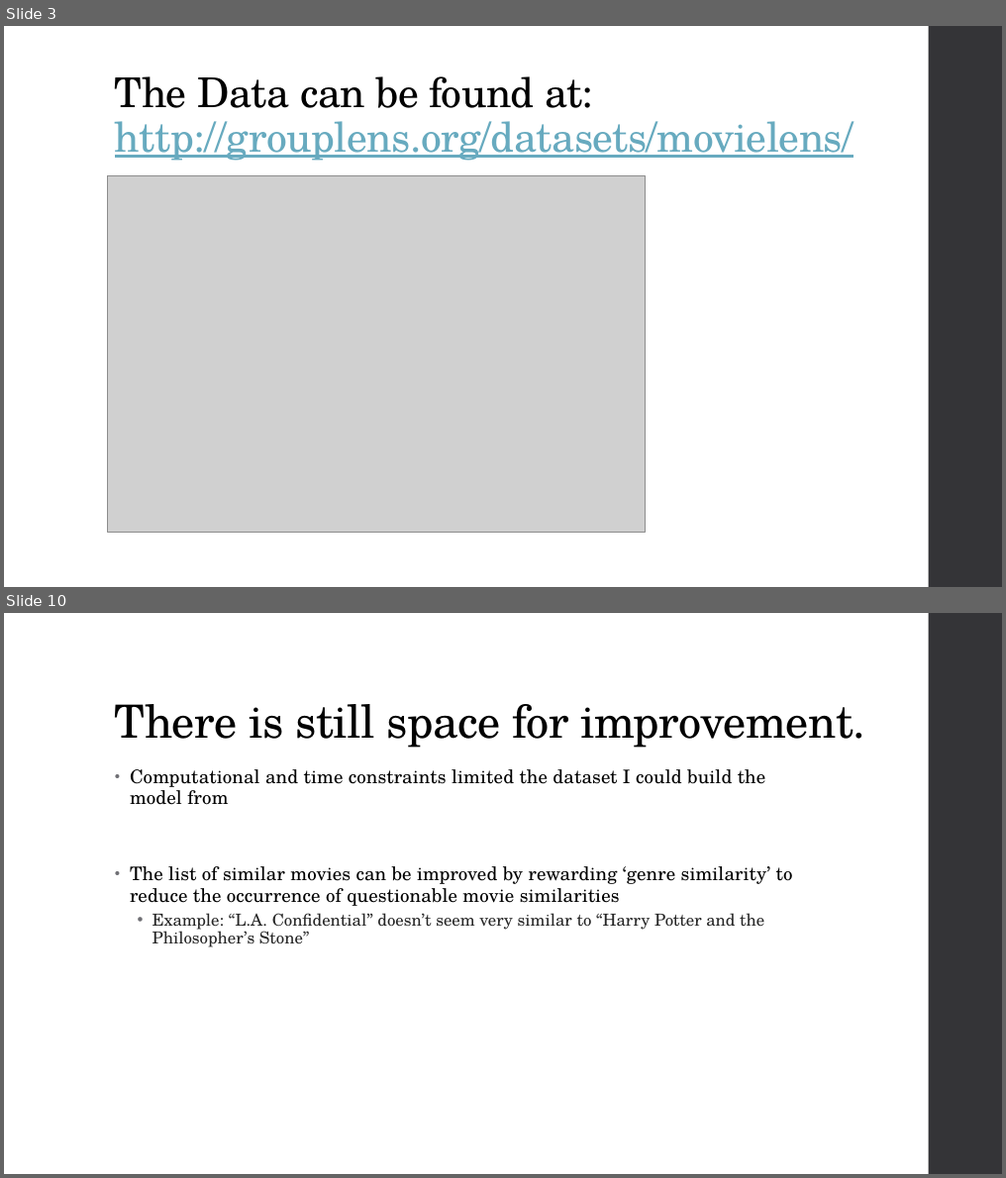
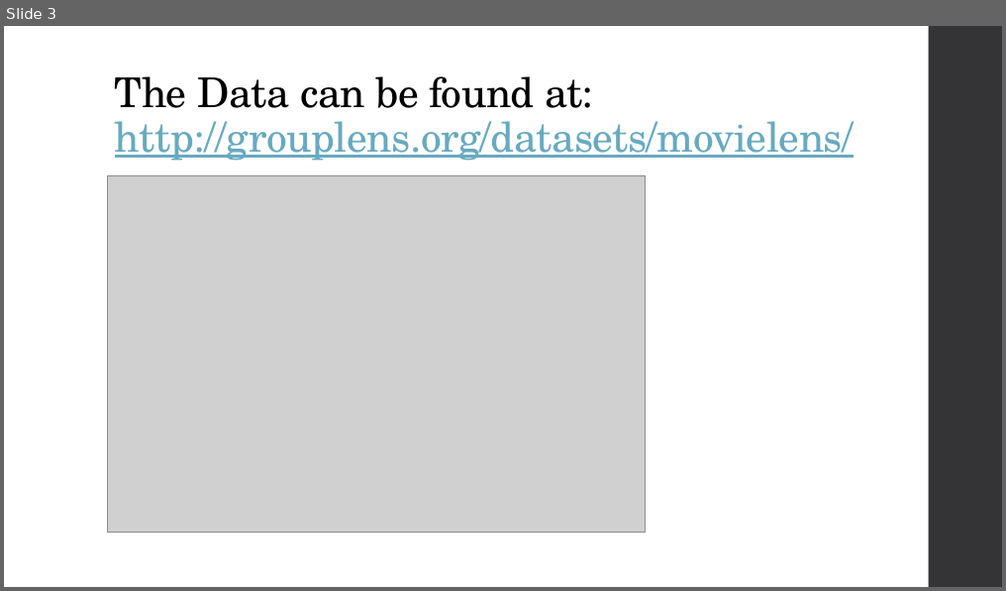
Before and after one commit to SomilB/Data-Science-Intensive---Capstone-Project, a slide deck: Capstone Presentation.pptx. Shown one above the other, each under a label of ours: slides 3 and 10 before the commit, slide 3 after it; the slides between them are not shown. The pictures are 1006x1178 and 1006x591 pixels, drawn with LibreOffice and Linux fonts; fonts in the diff are those of the drawing; grey boxes stand for pictures. Boxes give left, top, right and bottom in pixels: in the first picture for what was removed or moved away, otherwise in the second. Text is boxed around its words. In the diff, an @@ line names an element or a change of style, - is before the commit and + after.

```diff
--- a/Capstone Presentation.pptx
+++ b/Capstone Presentation.pptx
@@ slide 10 removed at <box>4,613,1002,1174</box>, background #FFFFFF; not listed: 1 template element that a slide beside it also shows @@
@@ title removed at <box>115,704,866,748</box> @@
-There is still space for improvement.
@@ text removed at <box>130,769,793,948</box> @@
-• Computational and time constraints limited the dataset I could build the model from
-• The list of similar movies can be improved by rewarding ‘genre similarity’ to reduce the occurrence of questionable movie similarities
-  • Example: “L.A. Confidential” doesn’t seem very similar to “Harry Potter and the Philosopher’s Stone”
```
Also in this commit, not shown: 7 slides changed, 10 slides added, 1 other slide removed.
